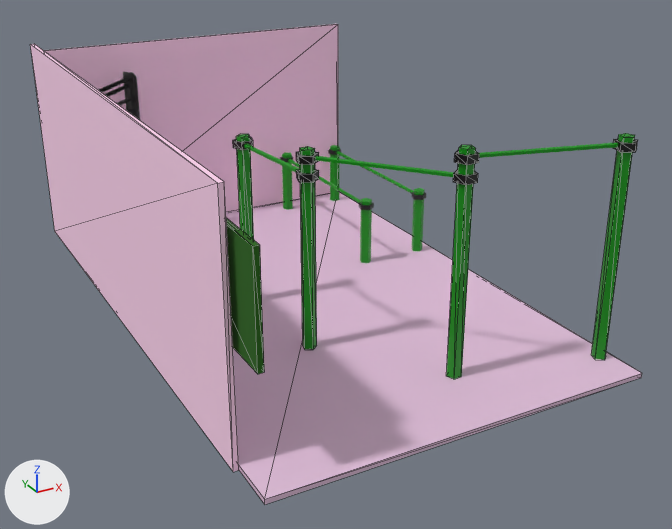
The glTF model public/models/myWorkoutRoom.glb as it was, and as the next commit left it.
One viewpoint serves both versions: a 50 mm lens placed at (-4.32, -8.93, 4.56), pointed at (0.18, -0.75, 0.47). The axes (+X, +Y, +Z) are drawn at lower left. The lights are the same throughout. Mesh edges are drawn as thin lines on the coarser meshes. Where no turn or scale is listed for an object, it has been applied to the vertices.

Names of what the first picture shows: 'Cylinder', 'Cylinder.003', 'Cylinder.006', 'Cylinder.010', 'TV', 'bordasfal', 'ground', 'ground.001', 'ground.002'.
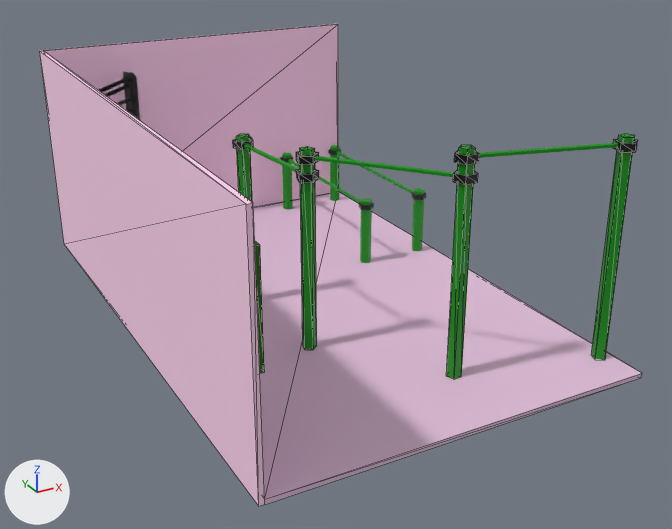
What differs and where, as boxes [x1, y1, x2, y2] in the pictures (672 x 529 px):
'ground.002', moved: before [30, 44, 239, 472]; after [40, 51, 265, 506]
'TV', unchanged, covered by the edit: before [226, 218, 264, 374]; after [255, 241, 264, 373]

The change in detail:
Object 'ground.002' (ob_ground_002) moves from (-2.01, -0.02, 1.21) to (-2.01, -0.52, 1.21).
